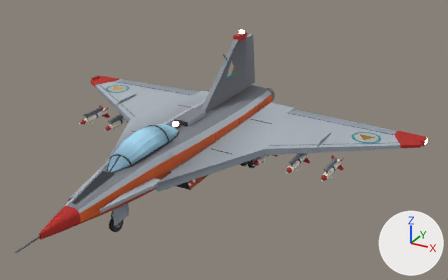
Before and after pictures for a commit that changed the glTF model art/skua/skua.glb.
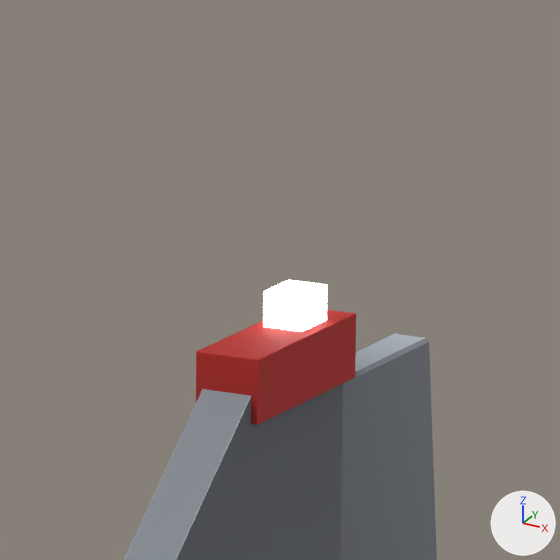
Each version is shown whole from a 50 mm lens placed at (17.72, -27.59, 14.41), pointed at (2.75, -0.38, 0.8), then close up on the part from 48% to 59% of the width and 2% to 19% of the height. Lighting does not change. The marker at lower right points along +X, +Y and +Z. The last two pictures show the newer version. Where no turn or scale is listed for an object, it has been applied to the vertices. Vertices at exactly the same position are counted once.

Script lines for the objects in view, before the commit:
```python
me_body = bpy.data.meshes.new('body')
me_body.from_pydata(...)  # 4649 vertices, 8774 faces; spans x -12.1..12.1, y -13.0..9.7, z -1.6..4.8
me_body.materials.append(mat_skua)
me_lights = bpy.data.meshes.new('lights')
me_lights.from_pydata(...)  # 80 vertices, 116 faces; spans x -12.1..12.1, y -1.1..9.6, z -0.4..5.0
me_lights.materials.append(mat_skua_lights)
me_rudder_mesh = bpy.data.meshes.new('rudder.mesh')
me_rudder_mesh.from_pydata(...)  # 24 vertices, 44 faces; spans x -0.12..0.12, y 0.0..1.55, z 1.0..4.4
me_rudder_mesh.materials.append(mat_skua)
ob_body = bpy.data.objects.new('body', me_body)
ob_body.location = (0.0, 0.0, 0.0)
ob_lights = bpy.data.objects.new('lights', me_lights)
ob_lights.location = (0.0, 0.0, 0.0)
ob_rudder_mesh = bpy.data.objects.new('rudder_mesh', me_rudder_mesh)
ob_rudder_mesh.location = (0.0, 7.25, 0.0)
```
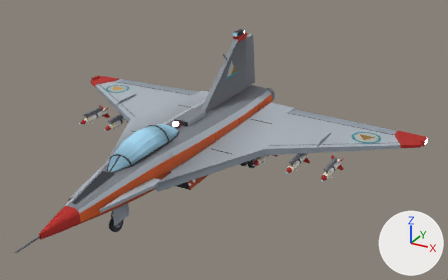
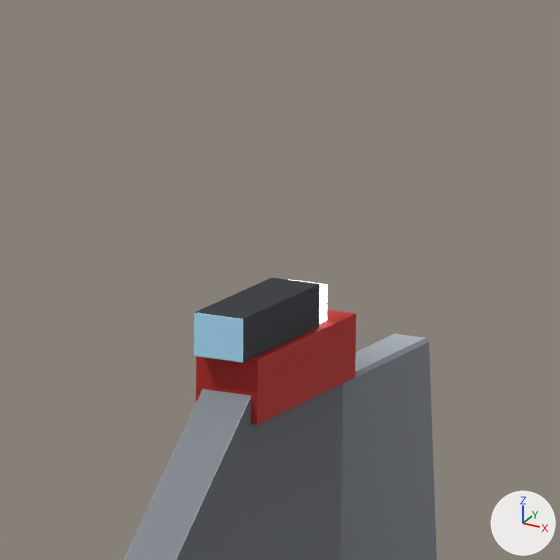
Edits to the bpy script that builds the scene:
```text
Change me_body:
    used by ob_body; location = (0.0, 0.0, 0.0)
    remove me_body.from_pydata(...)  # 4649 vertices, 8774 faces; spans x -12.1..12.1, y -13.0..9.7, z -1.6..4.8
    add me_body.from_pydata(...)  # 4705 vertices, 8882 faces; spans x -12.1..12.1, y -13.0..9.7, z -1.6..5.0
    me_body part 1: the loose piece of 56 vertices spanning x -0.2..0.2, y 6.2..7.3, z 4.4..4.8 is copied, and the copy is scaled about its middle by (0.787, 0.768, 0.662), then moved by (0.0, -0.2, 0.3); it spans x -0.2..0.2, y 6.1..6.9, z 4.8..5.0
    me_body part 2: 119 kept faces spanning x -4.3..6.3, y 0.8..9.6, z -0.7..4.8 get new vertex colours; the middle colour goes from grey #6f737a to grey #72767e
```

Pixel boxes [x1, y1, x2, y2] of what changed, in the close-ups (560 x 560 px):
'body', reshaped: before [124, 310, 356, 560]; after [124, 278, 356, 560]
part 1 of me_body, added: after [194, 278, 320, 362]
part 2 of me_body, recoloured (darker): [196, 319, 336, 397] in both
'lights', unchanged, covered by the edit: before [263, 280, 328, 332]; after [294, 280, 328, 324]
